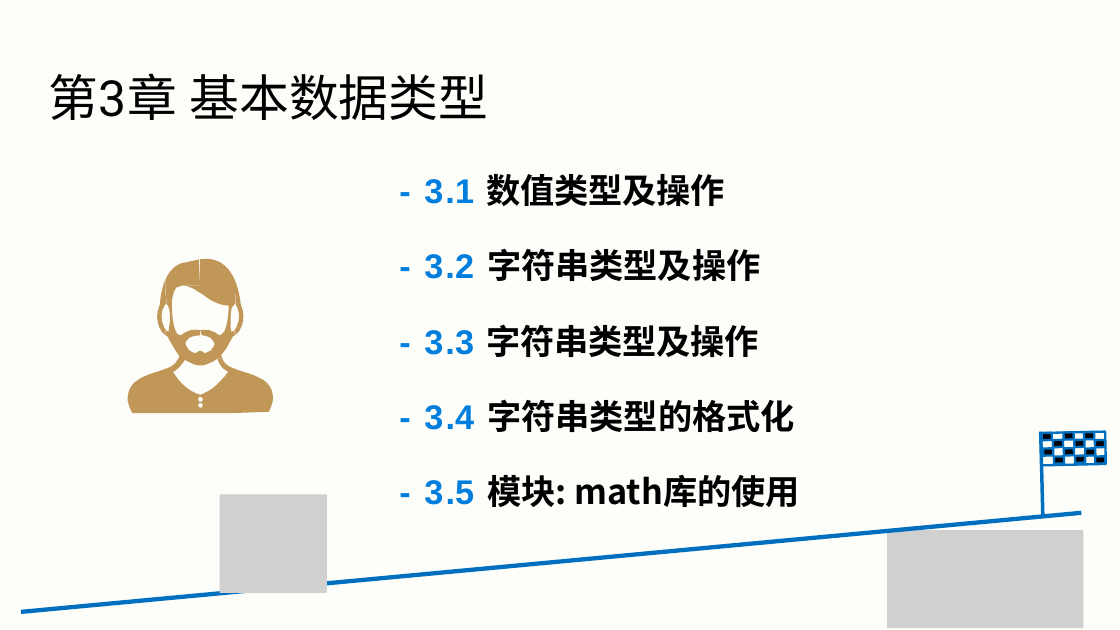
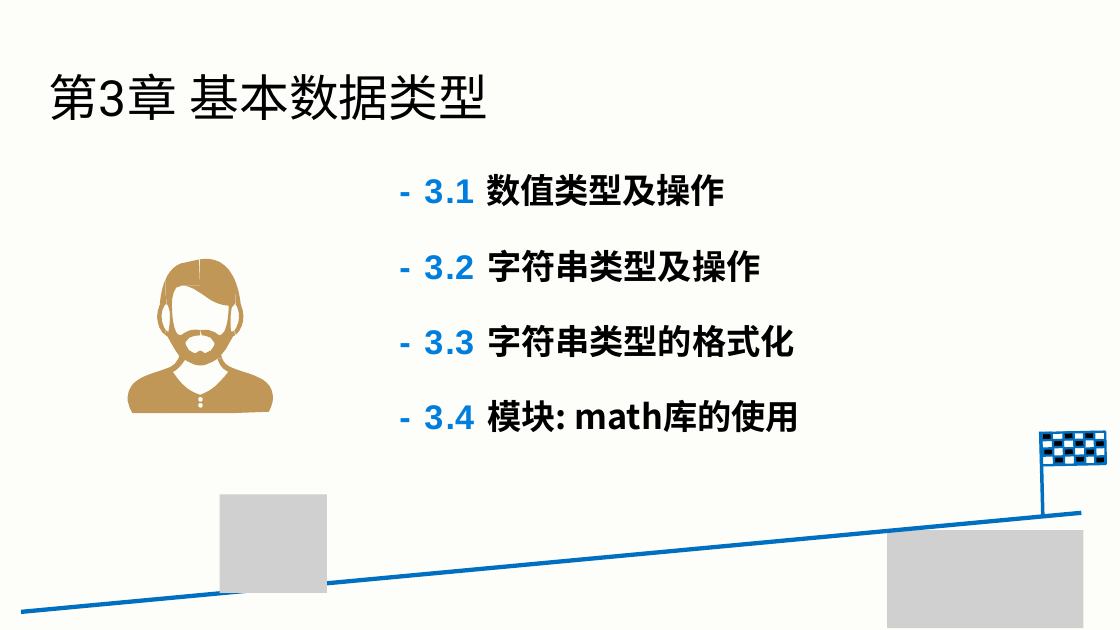
Before and after one commit to xpyuanfly/python-jxbj, a slide deck: slide 5 of 3.基本数据类型/3.基本数据类型.pptx. Drawn at 1120x630 pixels with LibreOffice and Linux fonts; fonts in the diff are those of the drawing; grey boxes stand for pictures. Boxes give left, top, right and bottom in pixels: in the first picture for what was removed or moved away, otherwise in the second. Text is boxed around its words. In the diff, an @@ line names an element or a change of style, - is before the commit and + after.

```diff
--- a/3.基本数据类型/3.基本数据类型.pptx
+++ b/3.基本数据类型/3.基本数据类型.pptx
@@ text at <box>424,324,800,432</box>: text changed @@
-- 3.3 字符串类型及操作
-- 3.4 字符串类型的格式化
-- 3.5 模块: math库的使用
+- 3.3 字符串类型的格式化
+- 3.4 模块: math库的使用
```
Also in this commit, not shown: 1 other slide changed, 2 slides removed, 5 other files.
